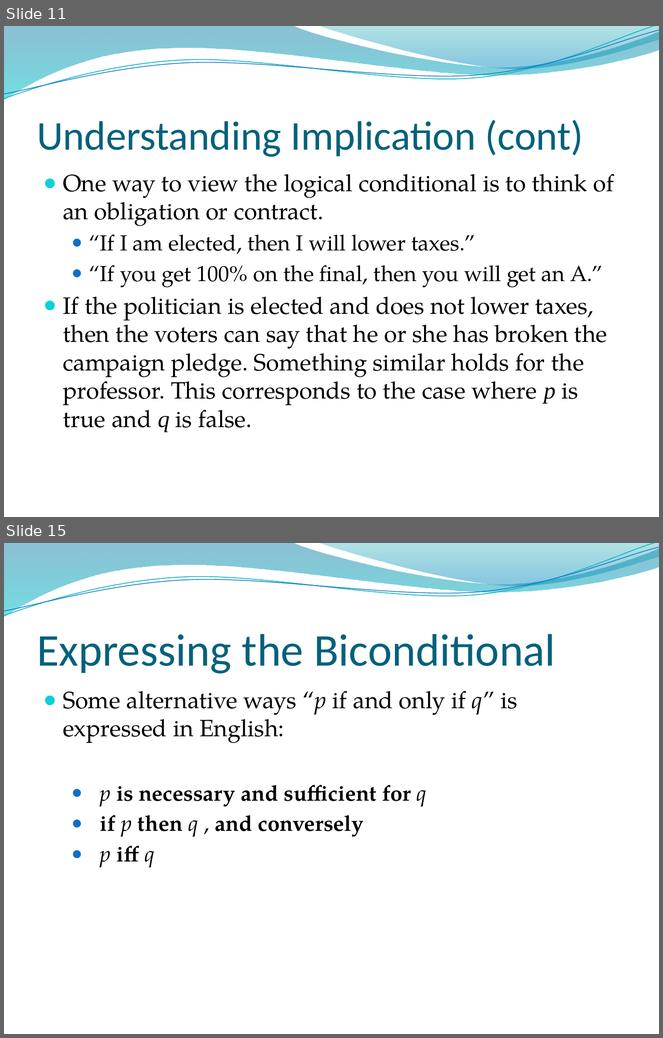
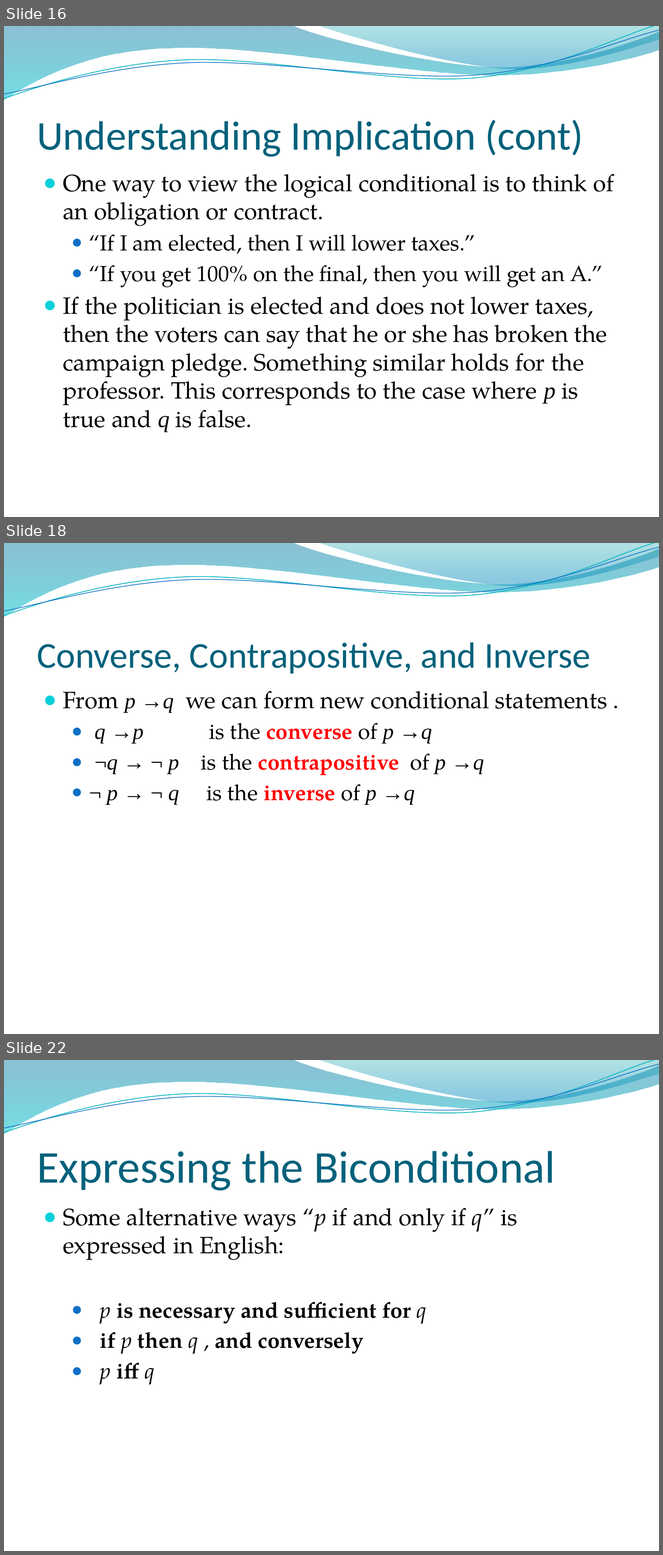
Before and after one commit to lin-chen-GA/lin-chen-GA.github.io, a slide deck: cs2620/slides/cs2620_notes1.pptx. Shown one above the other, each under a label of ours: slides 11 and 15 before the commit, slides 16, 18 and 22 after it; the slides between them are not shown. The pictures are 663x1038 and 663x1555 pixels, drawn with LibreOffice and Linux fonts; fonts in the diff are those of the drawing; background and template pictures are left out. Boxes give left, top, right and bottom in pixels: in the first picture for what was removed or moved away, otherwise in the second. Text is boxed around its words. In the diff, an @@ line names an element or a change of style, - is before the commit and + after.

```diff
--- a/cs2620/slides/cs2620_notes1.pptx
+++ b/cs2620/slides/cs2620_notes1.pptx
@@ slide 18 added at [4,543,659,1034], background picture (left out); not listed: 4 template elements that a slide beside it also shows @@
@@ title added at [37,642,591,674], 40 pt, text #04617B @@
+Converse, Contrapositive, and Inverse
@@ text added at [63,691,607,805], 24 pt, text #000000 @@
+● From p →q we can form new conditional statements .
+  ● q →p is the converse of p →q
+  ● ¬q → ¬ p is the contrapositive of p →q
+  ● ¬ p → ¬ q is the inverse of p →q
@@ what was slide 11 is now slide 16 @@
@@ what was slide 15 is now slide 22 @@
```
Also in this commit, not shown: 13 slides changed, 6 other slides added, 3 other files.
